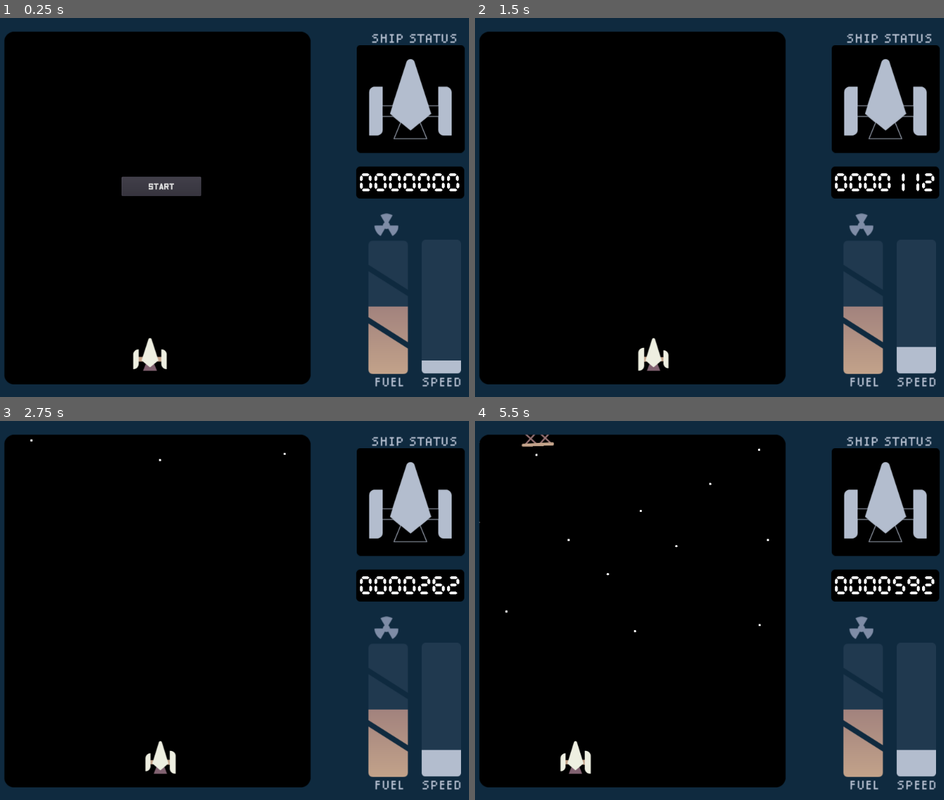
Above: before the commit, frames 1-4 (two rows, left to right).
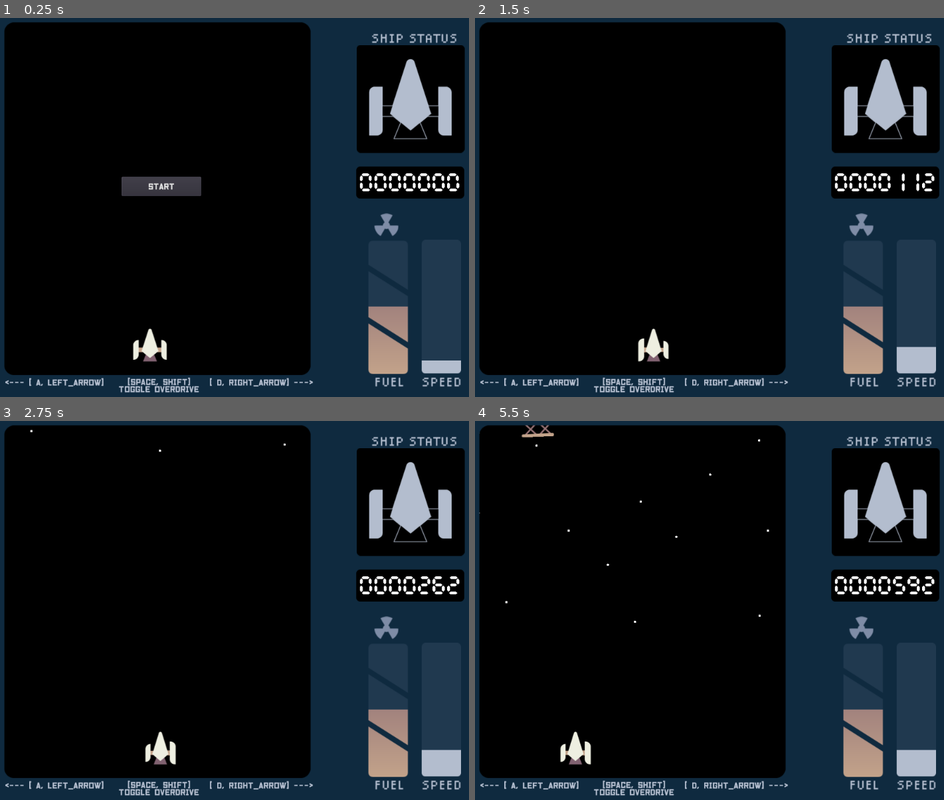
Above: after the commit, the same moments.

Repository: parkernalch/ld49-critical-mass
Game: Godot game, scene res://Main.tscn
Same seed, same stepped clock (60 frames per second), same inputs: the game is played once before the commit and once after it.
Inputs:
- Up to frame 1 (0.25 s): no input
- Up to frame 2 (1.5 s): click "START" at 0.5 s; hold Right (ui_right) from 1.28 s (still down)
- Up to frame 3 (2.75 s): release Right (ui_right) at 2.03 s; hold Left (ui_left) from 2.03 s (still down)
- Up to frame 4 (5.5 s): release Left (ui_left) at 2.78 s; hold Right (ui_right) 2.78-4.28 s; hold Left (ui_left) from 4.28 s (still down)

The runs differ from the first frame. In frame 1, 4.1% of the frame differs, in the area x 0-67%, y 1-99%; in frame 2, 4.0%; in frame 3, 4.0%; in frame 4, 4.2%.

Commit message:
scoreboard fixes and controls

Diff:
--- a/GameManager.gd
+++ b/GameManager.gd
@@ -146,6 +146,8 @@
 
 func write_statistics_to_panel():
 	for column in statistics.keys():
+		if column == 'dev_high':
+			continue
 		for row in statistics[column].keys():
 			statistics[column][row]["reference"].text = str(statistics[column][row]["value"])
 	pass
--- a/Main.tscn
+++ b/Main.tscn
@@ -49,6 +49,10 @@
 size = 20
 font_data = ExtResource( 9 )
 
+[sub_resource type="DynamicFont" id=8]
+extra_spacing_top = -7
+font_data = ExtResource( 2 )
+
 [node name="Main" type="Node2D"]
 script = ExtResource( 10 )
 
@@ -61,7 +65,7 @@
 environment = SubResource( 1 )
 
 [node name="Sprite" type="Sprite" parent="."]
-position = Vector2( 337.972, 378.756 )
+position = Vector2( 337.972, 360.918 )
 texture = SubResource( 2 )
 
 [node name="Viewport" type="Viewport" parent="."]
@@ -136,6 +140,7 @@
 }
 
 [node name="StatsPanel" type="Control" parent="."]
+visible = false
 margin_left = 56.0
 margin_top = 49.0
 margin_right = 914.0
@@ -232,7 +237,7 @@
 margin_right = 785.0
 margin_bottom = 72.0
 custom_fonts/font = SubResource( 7 )
-text = "0"
+text = "105"
 align = 2
 
 [node name="DistanceTraveledLabel" type="Label" parent="StatsPanel/Panel/GridContainer"]
@@ -266,7 +271,7 @@
 margin_right = 785.0
 margin_bottom = 116.0
 custom_fonts/font = SubResource( 7 )
-text = "0"
+text = "15056"
 align = 2
 
 [node name="RoundsPlayedLabel" type="Label" parent="StatsPanel/Panel/GridContainer"]
@@ -300,7 +305,7 @@
 margin_right = 785.0
 margin_bottom = 160.0
 custom_fonts/font = SubResource( 7 )
-text = "0"
+text = "--"
 align = 2
 
 [node name="BoostTimeLabel" type="Label" parent="StatsPanel/Panel/GridContainer"]
@@ -334,7 +339,7 @@
 margin_right = 785.0
 margin_bottom = 204.0
 custom_fonts/font = SubResource( 7 )
-text = "0"
+text = "15.9"
 align = 2
 
 [node name="CloseStatsButton" type="Button" parent="StatsPanel/Panel"]
@@ -370,6 +375,51 @@
 
 [node name="KlaxxonTimer" type="Timer" parent="AudioManager"]
 
+[node name="Control" type="Control" parent="."]
+margin_right = 40.0
+margin_bottom = 40.0
+__meta__ = {
+"_edit_use_anchors_": false
+}
+
+[node name="Label" type="Label" parent="Control"]
+margin_left = 44.1011
+margin_top = 713.304
+margin_right = 235.101
+margin_bottom = 731.304
+custom_fonts/font = SubResource( 8 )
+custom_colors/font_color = Color( 0.701961, 0.741176, 0.807843, 1 )
+text = "<--- [ A, Left_Arrow]"
+__meta__ = {
+"_edit_use_anchors_": false
+}
+
+[node name="Label2" type="Label" parent="Control"]
+margin_left = 438.101
+margin_top = 713.304
+margin_right = 638.101
+margin_bottom = 731.304
+custom_fonts/font = SubResource( 8 )
+custom_colors/font_color = Color( 0.701961, 0.741176, 0.807843, 1 )
+text = "[ D, Right_Arrow] --->"
+__meta__ = {
+"_edit_use_anchors_": false
+}
+
+[node name="Label3" type="Label" parent="Control"]
+margin_left = 241.101
+margin_top = 712.304
+margin_right = 441.101
+margin_bottom = 751.304
+custom_fonts/font = SubResource( 8 )
+custom_colors/font_color = Color( 0.701961, 0.741176, 0.807843, 1 )
+text = "[SPACE, SHIFT]
+TOGGLE OVERDRIVE"
+align = 1
+__meta__ = {
+"_edit_use_anchors_": false
+}
+
 [connection signal="pressed" from="GameOverMenu/RetryButton" to="." method="_on_RetryButton_pressed"]
 [connection signal="pressed" from="GameOverMenu/StartButton" to="." method="_on_StartButton_pressed"]
 [connection signal="pressed" from="GameOverMenu/StatsButton" to="." method="_on_StatsButton_pressed"]
--- a/project.godot
+++ b/project.godot
@@ -60,9 +60,42 @@
 
 [input]
 
+ui_left={
+"deadzone": 0.5,
+"events": [ Object(InputEventKey,"resource_local_to_scene":false,"resource_name":"","device":0,"alt":false,"shift":false,"control":false,"meta":false,"command":false,"pressed":false,"scancode":16777231,"unicode":0,"echo":false,"script":null)
+, Object(InputEventJoypadButton,"resource_local_to_scene":false,"resource_name":"","device":0,"button_index":14,"pressure":0.0,"pressed":false,"script":null)
+, Object(InputEventKey,"resource_local_to_scene":false,"resource_name":"","device":0,"alt":false,"shift":false,"control":false,"meta":false,"command":false,"pressed":false,"scancode":65,"unicode":0,"echo":false,"script":null)
+ ]
+}
+ui_right={
+"deadzone": 0.5,
+"events": [ Object(InputEventKey,"resource_local_to_scene":false,"resource_name":"","device":0,"alt":false,"shift":false,"control":false,"meta":false,"command":false,"pressed":false,"scancode":16777233,"unicode":0,"echo":false,"script":null)
+, Object(InputEventJoypadButton,"resource_local_to_scene":false,"resource_name":"","device":0,"button_index":15,"pressure":0.0,"pressed":false,"script":null)
+, Object(InputEventKey,"resource_local_to_scene":false,"resource_name":"","device":0,"alt":false,"shift":false,"control":false,"meta":false,"command":false,"pressed":false,"scancode":68,"unicode":0,"echo":false,"script":null)
+ ]
+}
+ui_up={
+"deadzone": 0.5,
+"events": [ Object(InputEventKey,"resource_local_to_scene":false,"resource_name":"","device":0,"alt":false,"shift":false,"control":false,"meta":false,"command":false,"pressed":false,"scancode":16777232,"unicode":0,"echo":false,"script":null)
+, Object(InputEventJoypadButton,"resource_local_to_scene":false,"resource_name":"","device":0,"button_index":12,"pressure":0.0,"pressed":false,"script":null)
+, Object(InputEventKey,"resource_local_to_scene":false,"resource_name":"","device":0,"alt":false,"shift":false,"control":false,"meta":false,"command":false,"pressed":false,"scancode":87,"unicode":0,"echo":false,"script":null)
+ ]
+}
+ui_down={
+"deadzone": 0.5,
+"events": [ Object(InputEventKey,"resource_local_to_scene":false,"resource_name":"","device":0,"alt":false,"shift":false,"control":false,"meta":false,"command":false,"pressed":false,"scancode":16777234,"unicode":0,"echo":false,"script":null)
+, Object(InputEventJoypadButton,"resource_local_to_scene":false,"resource_name":"","device":0,"button_index":13,"pressure":0.0,"pressed":false,"script":null)
+, Object(InputEventKey,"resource_local_to_scene":false,"resource_name":"","device":0,"alt":false,"shift":false,"control":false,"meta":false,"command":false,"pressed":false,"scancode":83,"unicode":0,"echo":false,"script":null)
+ ]
+}
 ui_fire={
 "deadzone": 0.5,
 "events": [ Object(InputEventKey,"resource_local_to_scene":false,"resource_name":"","device":0,"alt":false,"shift":false,"control":false,"meta":false,"command":false,"pressed":false,"scancode":16777237,"unicode":0,"echo":false,"script":null)
+, Object(InputEventKey,"resource_local_to_scene":false,"resource_name":"","device":0,"alt":false,"shift":false,"control":false,"meta":false,"command":false,"pressed":false,"scancode":32,"unicode":0,"echo":false,"script":null)
+, Object(InputEventJoypadButton,"resource_local_to_scene":false,"resource_name":"","device":0,"button_index":0,"pressure":0.0,"pressed":false,"script":null)
+, Object(InputEventJoypadButton,"resource_local_to_scene":false,"resource_name":"","device":0,"button_index":1,"pressure":0.0,"pressed":false,"script":null)
+, Object(InputEventJoypadButton,"resource_local_to_scene":false,"resource_name":"","device":0,"button_index":2,"pressure":0.0,"pressed":false,"script":null)
+, Object(InputEventJoypadButton,"resource_local_to_scene":false,"resource_name":"","device":0,"button_index":3,"pressure":0.0,"pressed":false,"script":null)
  ]
 }
 
Not shown: 1 places in Main.tscn that only renumber resources
Binary file added: img/bg.png
Not shown, added: img/bg.png.import
Binary file added: img/header.png
Not shown, added: img/header.png.import
Not shown, added: build/criticalMass_1.1.rar
Not shown, added: build/criticalMass_1.1.zip
Not shown, changed: build/index.html
Not shown, changed: build/index.pck
